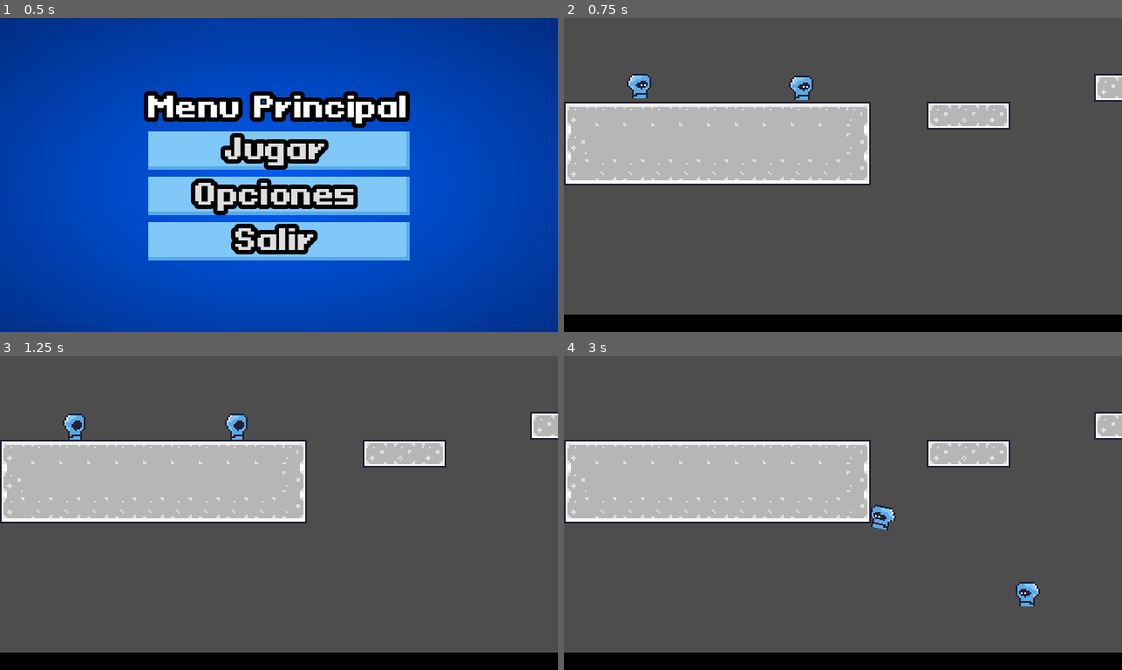
Above: before the commit, frames 1-4 (two rows, left to right).
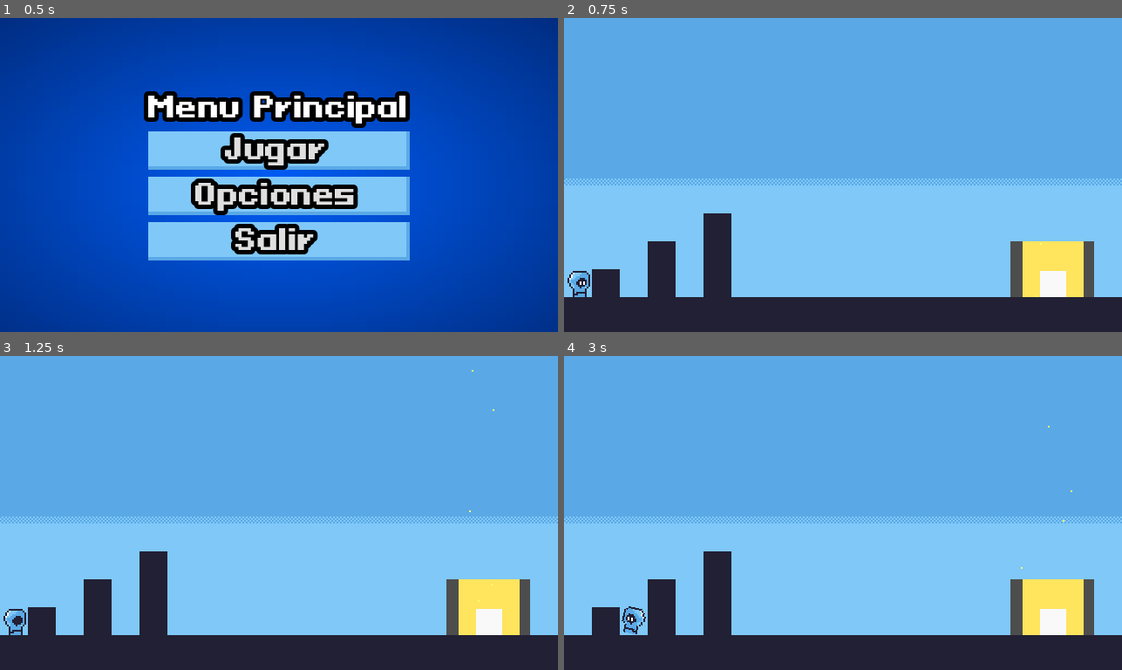
Above: after the commit, the same moments.

Repository: Alexoga9/Lame_Jam
Game: Godot game, scene res://Menu UI/Menu Principal/menu_principal.tscn
Two runs of this game, one before a commit and one after it. Both use one fixed random seed, a clock stepped at 60 frames per second and the inputs below.
Inputs:
- Up to frame 1 (0.5 s): no input
- Up to frame 2 (0.75 s): click "Jugar" at 0.5 s
- Up to frame 3 (1.25 s): no input
- Up to frame 4 (3 s): hold D (mover_derecha) 1.28-2.78 s; tap Space (saltar) at 1.52, 2.27 s; hold A (mover_izquierda) from 2.78 s (still down)

Frame 1 is identical in both runs. In frame 2, 99% of the frame differs, in the area x 0-100%, y 0-100%; in frame 3, 99%; in frame 4, 99%.

Commit message:
lv1
Cambie de ubicación el lv 1 a una carpeta de niveles y ahora es el objetivo del menu principal

Diff:
--- a/Menu UI/Menu Principal/menu_principal.gd
+++ b/Menu UI/Menu Principal/menu_principal.gd
@@ -2,7 +2,7 @@
 
 
 func _on_jugar_pressed():
-	get_tree().change_scene_to_file("res://Jugador/mundo_prueba.tscn")
+	get_tree().change_scene_to_file("res://Scenas/Niveles/lv_1.tscn")
 
 
 func _on_opciones_pressed():
Renamed: Scenas/lv_1.tscn -> Scenas/Niveles/lv_1.tscn
